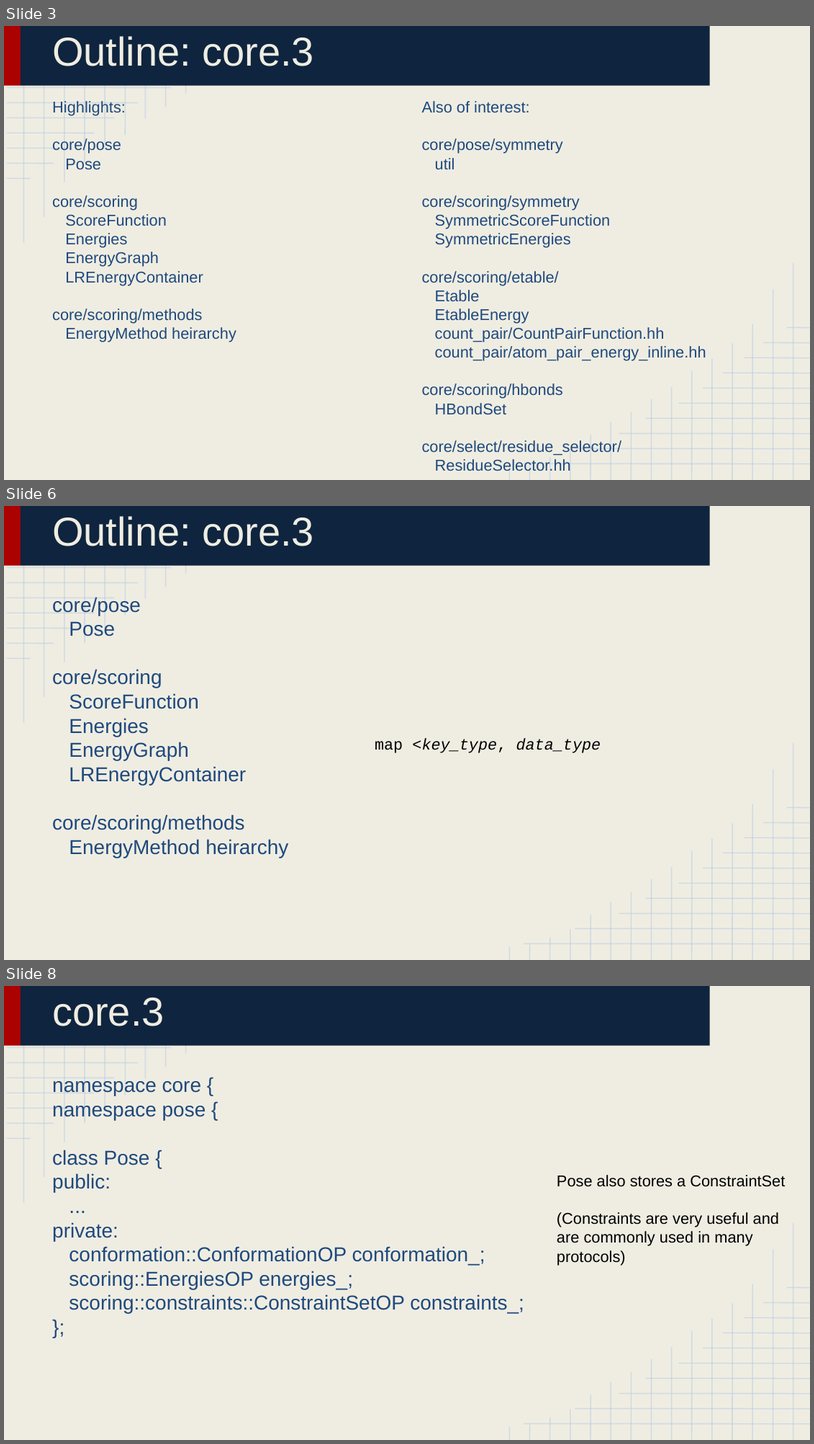
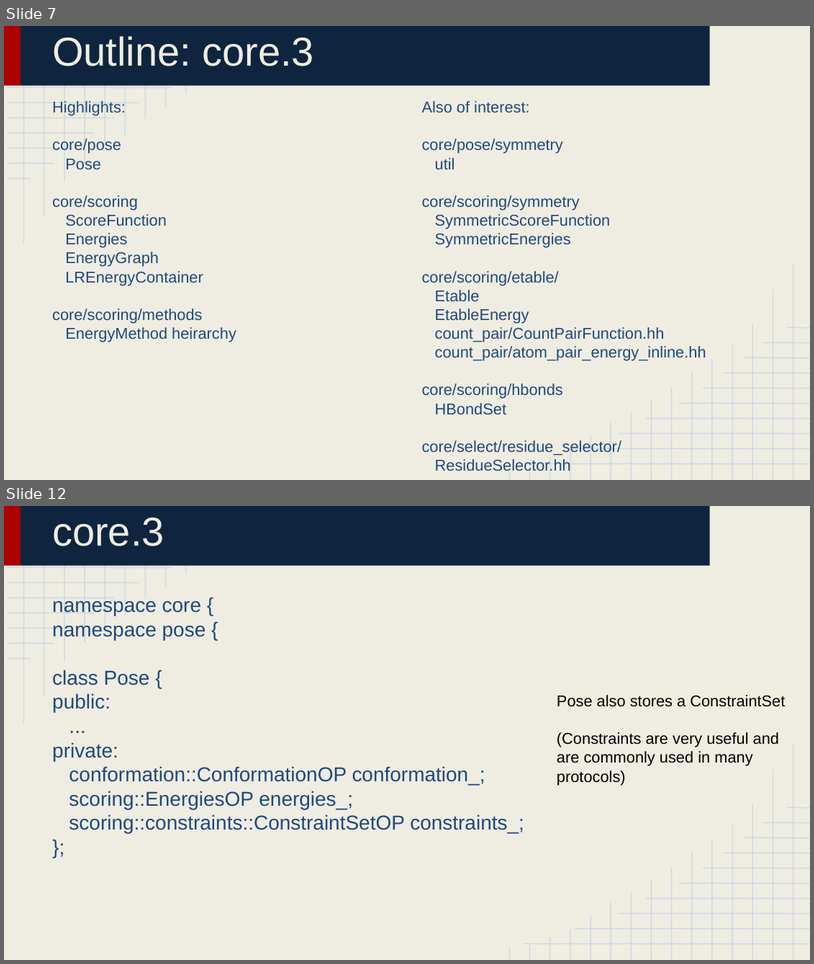
Before and after one commit to huabaiuw/prepare_bootcamp_2016_Aug, a slide deck: Lecture 4_ Library Structure 3.pptx. Shown one above the other, each under a label of ours: slides 3, 6 and 8 before the commit, slides 7 and 12 after it; the slides between them are not shown. The pictures are 814x1444 and 814x964 pixels, drawn with LibreOffice and Linux fonts; fonts in the diff are those of the drawing. Boxes give left, top, right and bottom in pixels: in the first picture for what was removed or moved away, otherwise in the second. Text is boxed around its words. In the diff, an @@ line names an element or a change of style, - is before the commit and + after.

```diff
--- a/Lecture 4_ Library Structure 3.pptx
+++ b/Lecture 4_ Library Structure 3.pptx
@@ slide 6 removed at [4, 506, 810, 960], background #EFEDE2; not listed: 52 template elements that a slide beside it also shows @@
@@ title removed at [52, 516, 315, 546] @@
-Outline: core.3
@@ text removed at [52, 597, 288, 857] @@
-core/pose
-Pose
-core/scoring
-ScoreFunction
-Energies
-EnergyGraph
-LREnergyContainer
-core/scoring/methods
-EnergyMethod heirarchy
@@ text removed at [375, 739, 602, 753] @@
-map <key_type, data_type
@@ what was slide 3 is now slide 7 @@
@@ what was slide 8 is now slide 12 @@
```
Also in this commit, not shown: 8 slides changed, 6 slides added, 3 other files.
